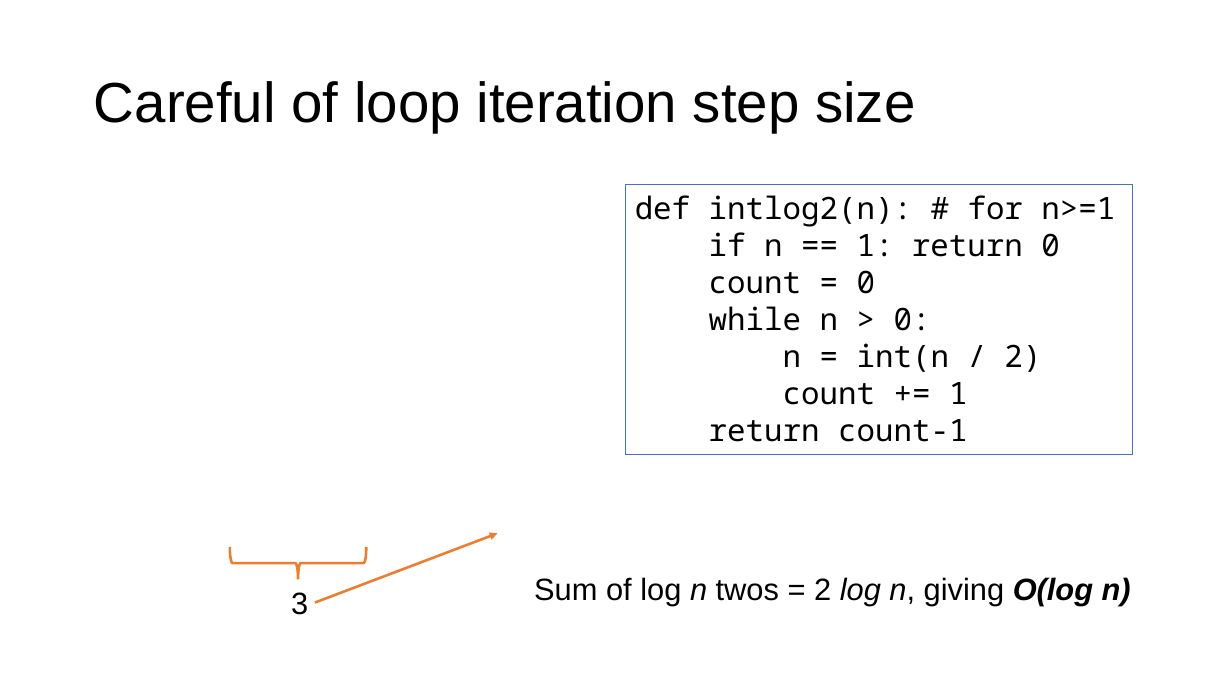
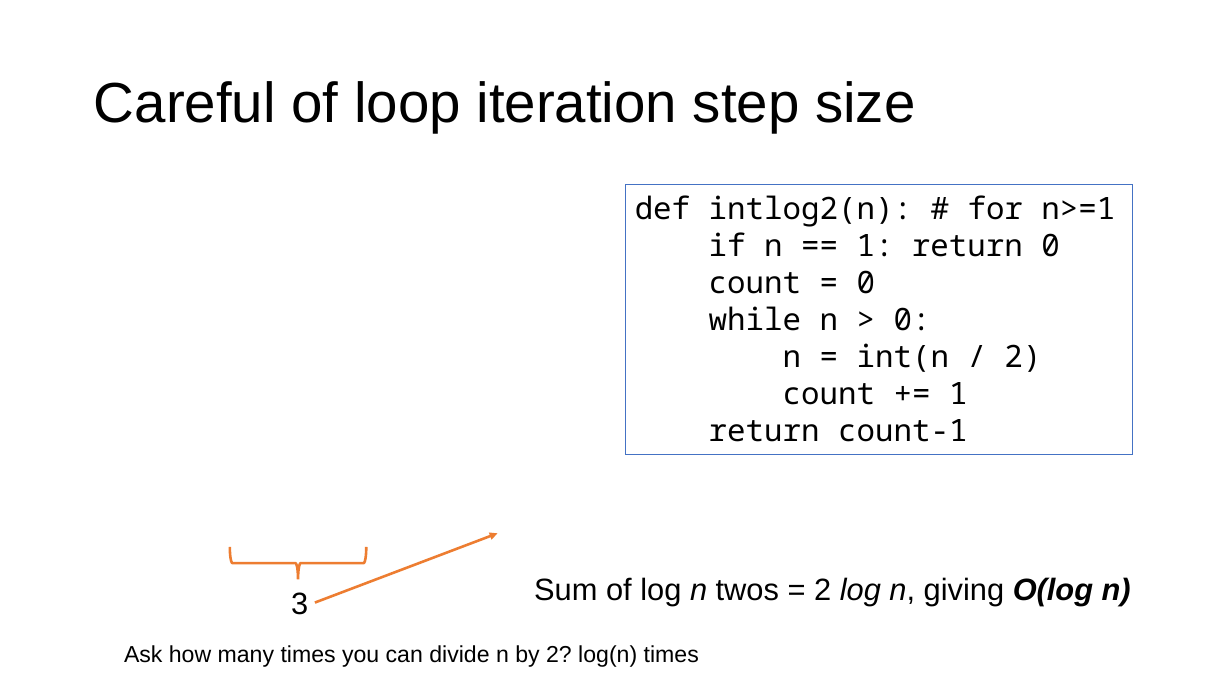
Before and after one commit to parrt/msds689, a slide deck: slide 21 of notes/complexity.pptx (slide 19 before the commit). Drawn at 1232x693 pixels with LibreOffice and Linux fonts; fonts in the diff are those of the drawing; grey boxes stand for pictures; background and template pictures are left out. Boxes give left, top, right and bottom in pixels: in the first picture for what was removed or moved away, otherwise in the second. Text is boxed around its words. In the diff, an @@ line names an element or a change of style, - is before the commit and + after.

```diff
--- a/notes/complexity.pptx
+++ b/notes/complexity.pptx
@@ text added at (124, 645, 699, 667), 18 pt, text #000000 @@
+Ask how many times you can divide n by 2? log(n) times
```
Also in this commit, not shown: 11 other slides changed, 3 slides added, 1 slide removed, 3 other files.
